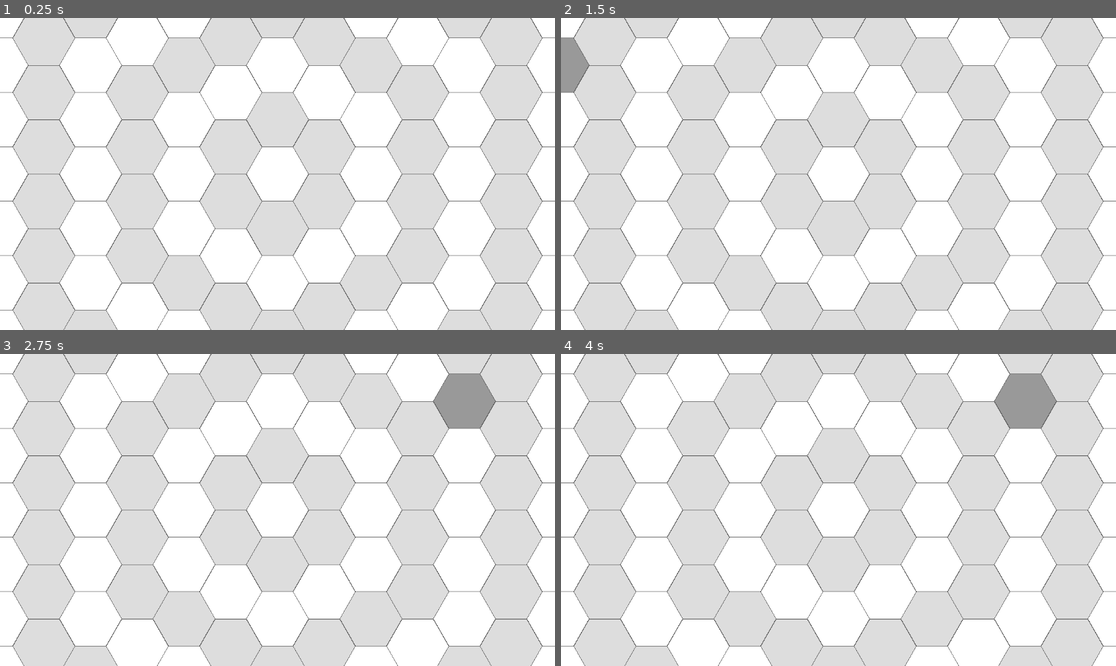
Above: before the commit, frames 1-4 (two rows, left to right).
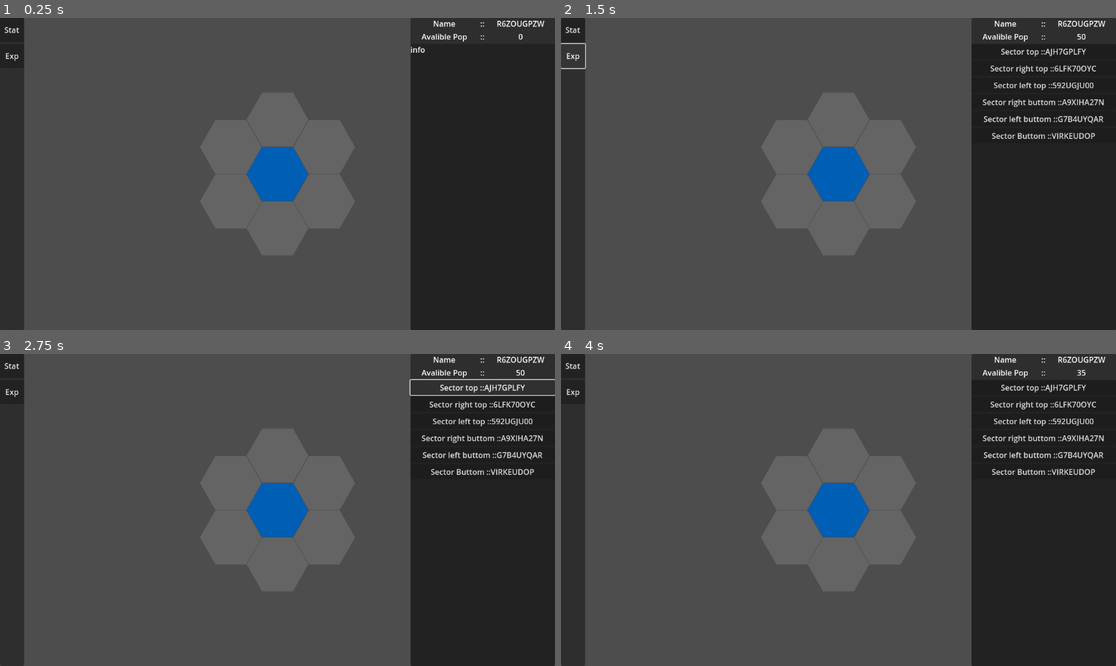
Above: after the commit, the same moments.

Repository: Drakosam/godot_game_2
Game: Godot game, scene res://main_node.tscn
Same seed, same stepped clock (60 frames per second), same inputs: the game is played once before the commit and once after it.
Inputs (mouse positions are in pixels of both pictures, inside the frame that each line leads up to):
- Up to frame 1 (0.25 s): no input
- Up to frame 2 (1.5 s): click (572, 30) at 0.5 s, where only the run after the commit has a clickable "Stat"; click (572, 55) at 1.25 s, where only the run after the commit has a clickable "Exp"
- Up to frame 3 (2.75 s): click (482, 388) at 2 s, where only the run after the commit has a clickable "Sector top ::AJH7GPLFY"
- Up to frame 4 (4 s): click (1043, 403) at 2.75 s, where only the run after the commit has a clickable "Sector right top ::6LFK70OYC"; click (1043, 422) at 3.5 s, where only the run after the commit has a clickable "Sector left top ::592UGJU00"

The runs differ from the first frame. In frame 1, 100% of the frame differs, in the area x 0-100%, y 0-100%; in frame 2, 99%; in frame 3, 99%; in frame 4, 99%.

Commit message:
-tile mechanic, pop

Diff:
--- /dev/null
+++ b/components/background_tile_logic.tscn
@@ -0,0 +1,89 @@
+[gd_scene load_steps=2 format=3 uid="uid://dg217dy7rx7tj"]
+
+[sub_resource type="GDScript" id="GDScript_rwvif"]
+script/source = "extends Node
+
+
+var name_tile = 'name'
+var rand_string = \"abcdefghijklmnopqrstuvwxyz1234567890\".to_upper()
+var rng = RandomNumberGenerator.new()
+signal signal_discaver_tile()
+
+var current_action = \"idle\"
+
+var tile_top = null
+var tile_top_r = null
+var tile_top_l = null
+var tile_botton = null
+var tile_botton_r = null
+var tile_botton_l = null
+
+var pop = 0
+var max_pop = 50
+
+
+func _ready():
+	name_tile = _generate_word(9)
+
+
+func _generate_word(length):
+	var word=\"\"
+	var n_char = len(rand_string)
+	for _i in range(length):
+		word += rand_string[randi()% n_char]
+	return word
+
+
+func try_discaver_tile(new_pop):
+	pop += new_pop
+	current_action = 'discaver_tile'
+
+
+func set_logi_neighborhood(
+	_tile_top,
+	_tile_top_r,
+	_tile_top_l,
+	_tile_botton,
+	_tile_botton_r,
+	_tile_botton_l
+):
+	if _tile_top:
+		tile_top = _tile_top.logic
+
+	if _tile_botton:
+		tile_botton = _tile_botton.logic
+
+	if _tile_top_r:
+		tile_top_r = _tile_top_r.logic
+
+	if _tile_top_l:
+		tile_top_l = _tile_top_l.logic
+
+	if tile_botton_r:
+		tile_botton_r = _tile_botton_r.logic
+
+	if _tile_botton_l:
+		tile_botton_l = _tile_botton_l.logic
+
+
+func act():
+	if current_action == 'idle':
+		return
+	if current_action == 'discaver_tile':
+		rng.randomize()
+		var pic = rng.randi_range(0,99)
+		print(name,' ',pic)
+		if pic > 98:
+			emit_signal('signal_discaver_tile')
+			current_action = 'idle'
+		return
+
+
+func explore_neighborhood(neighborhood):
+	if pop>4:
+		pop -= 5
+	neighborhood.try_discaver_tile(5)
+"
+
+[node name="Background_tile_logic" type="Node"]
+script = SubResource("GDScript_rwvif")
--- a/components/terain_tile.tscn
+++ b/components/terain_tile.tscn
@@ -1,14 +1,18 @@
-[gd_scene load_steps=2 format=3 uid="uid://cws67kmxthwjj"]
-
-[sub_resource type="GDScript" id="GDScript_ehikw"]
+[gd_scene load_steps=3 format=3 uid="uid://d4bvgl1hp4a5j"]
+
+[ext_resource type="PackedScene" uid="uid://dg217dy7rx7tj" path="res://components/background_tile_logic.tscn" id="1_qt4s6"]
+
+[sub_resource type="GDScript" id="GDScript_skstf"]
 script/source = "extends Node2D
 
 var mouse_over = false
 
-var cursor_shodow = '#999999'
-var normal_cursor = '#ffffff'
-var odd_normal_corsor = '#dddddd'
-var mark_color = '#000000'
+var color_cursor_shodow = '#999999'
+var color_neighborhood = '#99999950'
+var color_normal_cursor = '#ffffff'
+var color_odd_normal_corsor = '#dddddd'
+var color_mark = '#000000'
+var color_tile_is_selected = '#005eb5'
 var is_marked = false
 
 var tile_top = null
@@ -24,15 +28,26 @@
 var is_odd = false
 var my_ring_num = -1
 var is_active = false
+var is_selected = false
+var is_discover = false
+var is_neighborhood_to_discover = true
+
+var logic = null
+
+signal tile_selected(tile)
 
 func _ready():
 	$Polygon2D.visible= false
 	$StaticBody2D.visible = false
+	visible = false
+	logic = $Background_tile_logic
+
 
 func setup_posytion_in_world(wx, wy):
 	world_posytion_y = wy
 	world_posytion_x = wx
 
+
 func setup_neighborhood(map):
 	if world_posytion_y - 1 >= 0 :
 		tile_top = map[world_posytion_y-1][world_posytion_x]
@@ -42,7 +57,6 @@
 
 
 	if world_posytion_x % 2 == 1:
-		pass
 		if world_posytion_x - 1 >= 0:
 			tile_top_l = map[world_posytion_y][world_posytion_x - 1]
 
@@ -69,36 +83,53 @@
 			if world_posytion_y - 1 >= 0:
 				tile_top_r = map[world_posytion_y-1][world_posytion_x + 1]
 
+	logic.set_logi_neighborhood(tile_top,
+								tile_top_r,
+								tile_top_l,
+								tile_botton,
+								tile_botton_r,
+								tile_botton_l)
+
 
 func setup_odd(_is_odd):
 	is_odd = _is_odd
 	queue_redraw()
 
+
 func _draw():
 	if mouse_over:
-		$Polygon2D.color = cursor_shodow
+		$Polygon2D.color = color_cursor_shodow
 	else:
-		if is_marked:
-			$Polygon2D.color = mark_color
+		if is_selected:
+			$Polygon2D.color = color_tile_is_selected
 			return
 
+		if is_neighborhood_to_discover and not is_discover:
+			$Polygon2D.color = color_neighborhood
+			return
+
 		if is_odd:
-			$Polygon2D.color = odd_normal_corsor
+			$Polygon2D.color = color_odd_normal_corsor
 		else:
-			$Polygon2D.color = normal_cursor
+			$Polygon2D.color = color_normal_cursor
 
 
 func _on_static_body_2d_mouse_entered():
 	mouse_over = true
 	queue_redraw()
 
+
 func _on_static_body_2d_mouse_exited():
 	mouse_over = false
 	queue_redraw()
 
+
 func _is_marked():
-	is_marked=true
-	queue_redraw()
+	if is_active:
+		visible = true
+		is_neighborhood_to_discover = true
+		queue_redraw()
+
 
 func setup_system(ring_num):
 	if ring_num > my_ring_num:
@@ -125,7 +156,6 @@
 			tile_botton_r.setup_system(my_ring_num - 1)
 
 
-
 func _mark_neighborhood():
 	if tile_top:
 		tile_top._is_marked()
@@ -145,10 +175,11 @@
 	if tile_botton_r:
 		tile_botton_r._is_marked()
 
-func _on_static_body_2d_input_event(viewport, event, shape_idx):
+
+func _on_static_body_2d_input_event(_viewport, event, _shape_idx):
 	if event is InputEventMouseButton and not event.is_echo():
 		if event.button_index == MOUSE_BUTTON_LEFT and event.pressed:
-			pass
+			emit_signal('tile_selected', self)
 
 
 func _on_visible_on_screen_enabler_2d_screen_entered():
@@ -156,14 +187,36 @@
 		$Polygon2D.visible = true
 		$StaticBody2D.visible = true
 
+
 func _on_visible_on_screen_enabler_2d_screen_exited():
 	if is_active:
 		$Polygon2D.visible= false
 		$StaticBody2D.visible = false
+
+
+func proces_tile_selected(tile):
+
+	if tile == self:
+		is_selected = true
+	else:
+		is_selected = false
+	queue_redraw()
+
+
+func discover_tile():
+	if is_active:
+		is_discover = true
+		visible = true
+		_mark_neighborhood()
+		queue_redraw()
+
+
+func _on_background_tile_logic_signal_discaver_tile():
+	discover_tile()
 "
 
 [node name="TileNode" type="Node2D"]
-script = SubResource("GDScript_ehikw")
+script = SubResource("GDScript_skstf")
 
 [node name="Polygon2D" type="Polygon2D" parent="."]
 polygon = PackedVector2Array(-16, -28, -32, 0, -16, 28, 16, 28, 32, 0, 16, -28)
@@ -177,9 +230,12 @@
 [node name="VisibleOnScreenEnabler2D" type="VisibleOnScreenEnabler2D" parent="."]
 position = Vector2(0.499999, 0.5)
 scale = Vector2(3.55, 3.35)
+
+[node name="Background_tile_logic" parent="." instance=ExtResource("1_qt4s6")]
 
 [connection signal="input_event" from="StaticBody2D" to="." method="_on_static_body_2d_input_event"]
 [connection signal="mouse_entered" from="StaticBody2D" to="." method="_on_static_body_2d_mouse_entered"]
 [connection signal="mouse_exited" from="StaticBody2D" to="." method="_on_static_body_2d_mouse_exited"]
 [connection signal="screen_entered" from="VisibleOnScreenEnabler2D" to="." method="_on_visible_on_screen_enabler_2d_screen_entered"]
 [connection signal="screen_exited" from="VisibleOnScreenEnabler2D" to="." method="_on_visible_on_screen_enabler_2d_screen_exited"]
+[connection signal="signal_discaver_tile" from="Background_tile_logic" to="." method="_on_background_tile_logic_signal_discaver_tile"]
--- /dev/null
+++ b/gui/action_menu.tscn
@@ -0,0 +1,196 @@
+[gd_scene load_steps=4 format=3 uid="uid://becfm8povyel"]
+
+[ext_resource type="PackedScene" uid="uid://bjej2yjbgrj5" path="res://gui/info_panel.tscn" id="1_p33xd"]
+[ext_resource type="PackedScene" uid="uid://jo1uoujd1101" path="res://gui/exploration_panel.tscn" id="2_jiu5i"]
+
+[sub_resource type="GDScript" id="GDScript_cqnco"]
+script/source = "extends CanvasLayer
+
+var current_tile = null
+var label_name = null
+var label_pop = null
+
+
+func _ready():
+	label_name = $right_menu/VBoxContainer/HBoxContainer/Label_Name
+	label_pop = $right_menu/VBoxContainer/HBoxContainer2/Label_Pop_Count
+	hide_all_panel()
+	$right_menu/VBoxContainer/Info_panel.visible = true
+
+func set_tile_menu(new_tile):
+	current_tile = new_tile
+	label_pop.text = str(current_tile.logic.pop)
+	label_name.text = current_tile.logic.name_tile
+	$right_menu/VBoxContainer/Exploration_panel.set_tile(new_tile)
+	$right_menu/VBoxContainer/Info_panel.set_tile(new_tile)
+
+
+func hide_all_panel():
+	$right_menu/VBoxContainer/Info_panel.visible = false
+	$right_menu/VBoxContainer/Exploration_panel.visible = false
+
+
+func _on_info_btt_button_down():
+	hide_all_panel()
+	$right_menu/VBoxContainer/Info_panel.visible = true
+
+
+func _on_exploration_btt_button_down():
+	hide_all_panel()
+	$right_menu/VBoxContainer/Exploration_panel.visible = true
+
+
+func _on_timer_timeout():
+	label_pop.text = str(current_tile.logic.pop)
+	$right_menu/VBoxContainer/Exploration_panel.update_panel()
+	$right_menu/VBoxContainer/Info_panel.update_panel()
+"
+
+[node name="ActionMenu" type="CanvasLayer"]
+script = SubResource("GDScript_cqnco")
+
+[node name="Panel2" type="Panel" parent="."]
+offset_right = 1.0
+offset_bottom = 1.0
+
+[node name="right_menu" type="Panel" parent="."]
+anchors_preset = 11
+anchor_left = 1.0
+anchor_right = 1.0
+anchor_bottom = 1.0
+offset_left = -300.0
+grow_horizontal = 0
+grow_vertical = 2
+
+[node name="VBoxContainer" type="VBoxContainer" parent="right_menu"]
+layout_mode = 1
+anchors_preset = 15
+anchor_right = 1.0
+anchor_bottom = 1.0
+grow_horizontal = 2
+grow_vertical = 2
+
+[node name="HBoxContainer" type="HBoxContainer" parent="right_menu/VBoxContainer"]
+layout_mode = 2
+offset_right = 300.0
+offset_bottom = 26.0
+
+[node name="Label" type="Label" parent="right_menu/VBoxContainer/HBoxContainer"]
+layout_mode = 2
+offset_right = 141.0
+offset_bottom = 26.0
+size_flags_horizontal = 3
+text = "Name
+"
+horizontal_alignment = 1
+vertical_alignment = 1
+
+[node name="Label2" type="Label" parent="right_menu/VBoxContainer/HBoxContainer"]
+layout_mode = 2
+offset_left = 145.0
+offset_right = 154.0
+offset_bottom = 26.0
+text = "::"
+
+[node name="Label_Name" type="Label" parent="right_menu/VBoxContainer/HBoxContainer"]
+layout_mode = 2
+offset_left = 158.0
+offset_right = 300.0
+offset_bottom = 26.0
+size_flags_horizontal = 3
+text = "ssssss"
+horizontal_alignment = 1
+vertical_alignment = 1
+
+[node name="HBoxContainer2" type="HBoxContainer" parent="right_menu/VBoxContainer"]
+layout_mode = 2
+offset_top = 30.0
+offset_right = 300.0
+offset_bottom = 56.0
+
+[node name="Label" type="Label" parent="right_menu/VBoxContainer/HBoxContainer2"]
+layout_mode = 2
+offset_right = 141.0
+offset_bottom = 26.0
+size_flags_horizontal = 3
+text = "Avalible Pop"
+horizontal_alignment = 1
+vertical_alignment = 1
+
+[node name="Label2" type="Label" parent="right_menu/VBoxContainer/HBoxContainer2"]
+layout_mode = 2
+offset_left = 145.0
+offset_right = 154.0
+offset_bottom = 26.0
+text = "::"
+
+[node name="Label_Pop_Count" type="Label" parent="right_menu/VBoxContainer/HBoxContainer2"]
+layout_mode = 2
+offset_left = 158.0
+offset_right = 300.0
+offset_bottom = 26.0
+size_flags_horizontal = 3
+text = "000"
+horizontal_alignment = 1
+vertical_alignment = 1
+
+[node name="Info_panel" parent="right_menu/VBoxContainer" instance=ExtResource("1_p33xd")]
+layout_mode = 2
+anchors_preset = 0
+anchor_right = 0.0
+anchor_bottom = 0.0
+offset_top = 60.0
+offset_right = 300.0
+offset_bottom = 648.0
+grow_horizontal = 1
+grow_vertical = 1
+size_flags_vertical = 3
+
+[node name="Exploration_panel" parent="right_menu/VBoxContainer" instance=ExtResource("2_jiu5i")]
+visible = false
+layout_mode = 2
+anchors_preset = 0
+anchor_right = 0.0
+anchor_bottom = 0.0
+offset_top = 341.0
+offset_right = 300.0
+offset_bottom = 648.0
+grow_horizontal = 1
+grow_vertical = 1
+size_flags_vertical = 3
+
+[node name="left_menu" type="Panel" parent="."]
+custom_minimum_size = Vector2(50, 0)
+anchors_preset = 9
+anchor_bottom = 1.0
+grow_vertical = 2
+
+[node name="VBoxContainer" type="VBoxContainer" parent="left_menu"]
+layout_mode = 1
+anchors_preset = 15
+anchor_right = 1.0
+anchor_bottom = 1.0
+grow_horizontal = 2
+grow_vertical = 2
+
+[node name="Info_btt" type="Button" parent="left_menu/VBoxContainer"]
+custom_minimum_size = Vector2(0, 50)
+layout_mode = 2
+offset_right = 50.0
+offset_bottom = 50.0
+text = "Stat"
+
+[node name="Exploration_btt" type="Button" parent="left_menu/VBoxContainer"]
+custom_minimum_size = Vector2(0, 50)
+layout_mode = 2
+offset_top = 54.0
+offset_right = 50.0
+offset_bottom = 104.0
+text = "Exp"
+
+[node name="Timer" type="Timer" parent="."]
+autostart = true
+
+[connection signal="button_down" from="left_menu/VBoxContainer/Info_btt" to="." method="_on_info_btt_button_down"]
+[connection signal="button_down" from="left_menu/VBoxContainer/Exploration_btt" to="." method="_on_exploration_btt_button_down"]
+[connection signal="timeout" from="Timer" to="." method="_on_timer_timeout"]
--- /dev/null
+++ b/gui/exploration_panel.tscn
@@ -0,0 +1,150 @@
+[gd_scene load_steps=2 format=3 uid="uid://jo1uoujd1101"]
+
+[sub_resource type="GDScript" id="GDScript_uytab"]
+script/source = "extends Panel
+
+var current_tile = null
+
+func _ready():
+	pass
+
+
+func set_tile(new_tile):
+	current_tile = new_tile
+	hide_btt()
+	refresh_exp_btt()
+
+
+func update_panel():
+	hide_btt()
+	refresh_exp_btt()
+
+func hide_btt():
+	$VBoxContainer/btt_top.visible = false
+	$VBoxContainer/btt_buttom.visible = false
+	$VBoxContainer/btt_left_buttom.visible = false
+	$VBoxContainer/btt_left_top.visible = false
+	$VBoxContainer/btt_right_buttom.visible = false
+	$VBoxContainer/btt_right_top.visible = false
+
+func refresh_exp_btt():
+	if not current_tile:
+		return
+
+	if not current_tile.is_discover:
+		return
+
+	if current_tile.tile_top and current_tile.tile_top.visible:
+		if not current_tile.tile_top.is_discover:
+			$VBoxContainer/btt_top.visible = true
+			$VBoxContainer/btt_top.text =  'Sector top ::' + current_tile.tile_top.logic.name_tile
+
+	if current_tile.tile_top_r and current_tile.tile_top_r.visible:
+		if not current_tile.tile_top_r.is_discover:
+			$VBoxContainer/btt_right_top.visible = true
+			$VBoxContainer/btt_right_top.text = 'Sector right top ::' + current_tile.tile_top_r.logic.name_tile
+
+	if current_tile.tile_top_l and current_tile.tile_top_l.visible:
+		if not current_tile.tile_top_l.is_discover:
+			$VBoxContainer/btt_left_top.visible = true
+			$VBoxContainer/btt_left_top.text = 'Sector left top ::' + current_tile.tile_top_l.logic.name_tile
+
+	if current_tile.tile_botton and current_tile.tile_botton.visible:
+		if not current_tile.tile_botton.is_discover:
+			$VBoxContainer/btt_buttom.visible = true
+			$VBoxContainer/btt_buttom.text = 'Sector Buttom ::' + current_tile.tile_botton.logic.name_tile
+
+	if current_tile.tile_botton_r and current_tile.tile_botton_r.visible:
+		if not current_tile.tile_botton_r.is_discover:
+			$VBoxContainer/btt_right_buttom.visible = true
+			$VBoxContainer/btt_right_buttom.text = 'Sector right buttom ::' + current_tile.tile_botton_r.logic.name_tile
+
+	if current_tile.tile_botton_l and current_tile.tile_botton_l.visible:
+		if not current_tile.tile_botton_l.is_discover:
+			$VBoxContainer/btt_left_buttom.visible = true
+			$VBoxContainer/btt_left_buttom.text = 'Sector left buttom ::' + current_tile.tile_botton_l.logic.name_tile
+
+
+
+func _on_btt_top_button_down():
+	current_tile.logic.explore_neighborhood(current_tile.tile_top.logic)
+
+
+func _on_btt_right_top_button_down():
+	current_tile.logic.explore_neighborhood(current_tile.tile_top_r.logic)
+
+
+func _on_btt_left_top_button_down():
+	current_tile.logic.explore_neighborhood(current_tile.tile_top_l.logic)
+
+
+func _on_btt_right_buttom_button_down():
+	current_tile.logic.explore_neighborhood(current_tile.tile_botton_r.logic)
+
+
+func _on_btt_left_buttom_button_down():
+	current_tile.logic.explore_neighborhood(current_tile.tile_botton_l.logic)
+
+
+func _on_btt_buttom_button_down():
+	current_tile.logic.explore_neighborhood(current_tile.tile_botton.logic)
+
+"
+
+[node name="exploration_panel" type="Panel"]
+anchors_preset = 15
+anchor_right = 1.0
+anchor_bottom = 1.0
+grow_horizontal = 2
+grow_vertical = 2
+script = SubResource("GDScript_uytab")
+
+[node name="VBoxContainer" type="VBoxContainer" parent="."]
+anchors_preset = 15
+anchor_right = 1.0
+anchor_bottom = 1.0
+grow_horizontal = 2
+grow_vertical = 2
+
+[node name="btt_top" type="Button" parent="VBoxContainer"]
+offset_right = 1152.0
+offset_bottom = 31.0
+text = "Sector top ::"
+
+[node name="btt_right_top" type="Button" parent="VBoxContainer"]
+offset_top = 35.0
+offset_right = 1152.0
+offset_bottom = 66.0
+text = "Sector right top ::"
+
+[node name="btt_left_top" type="Button" parent="VBoxContainer"]
+offset_top = 70.0
+offset_right = 1152.0
+offset_bottom = 101.0
+text = "Sector left top ::
+"
+
+[node name="btt_right_buttom" type="Button" parent="VBoxContainer"]
+offset_top = 105.0
+offset_right = 1152.0
+offset_bottom = 136.0
+text = "Sector right buttom ::"
+
+[node name="btt_left_buttom" type="Button" parent="VBoxContainer"]
+offset_top = 140.0
+offset_right = 1152.0
+offset_bottom = 171.0
+text = "Sector left buttom ::"
+
+[node name="btt_buttom" type="Button" parent="VBoxContainer"]
+offset_top = 175.0
+offset_right = 1152.0
+offset_bottom = 206.0
+text = "Sector Buttom ::"
+
+[connection signal="button_down" from="VBoxContainer/btt_top" to="." method="_on_btt_top_button_down"]
+[connection signal="button_down" from="VBoxContainer/btt_right_top" to="." method="_on_btt_right_top_button_down"]
+[connection signal="button_down" from="VBoxContainer/btt_left_top" to="." method="_on_btt_left_top_button_down"]
+[connection signal="button_down" from="VBoxContainer/btt_right_buttom" to="." method="_on_btt_right_buttom_button_down"]
+[connection signal="button_down" from="VBoxContainer/btt_left_buttom" to="." method="_on_btt_left_buttom_button_down"]
+[connection signal="button_down" from="VBoxContainer/btt_buttom" to="." method="_on_btt_buttom_button_down"]
--- /dev/null
+++ b/gui/info_panel.tscn
@@ -0,0 +1,31 @@
+[gd_scene load_steps=2 format=3 uid="uid://bjej2yjbgrj5"]
+
+[sub_resource type="GDScript" id="GDScript_qs1vi"]
+script/source = "extends Panel
+
+var current_tile = null
+
+func _ready():
+	pass
+
+
+func set_tile(new_tile):
+	current_tile = new_tile
+
+
+func update_panel():
+	pass
+"
+
+[node name="Info_panel" type="Panel"]
+anchors_preset = 15
+anchor_right = 1.0
+anchor_bottom = 1.0
+grow_horizontal = 2
+grow_vertical = 2
+script = SubResource("GDScript_qs1vi")
+
+[node name="Label" type="Label" parent="."]
+offset_right = 40.0
+offset_bottom = 23.0
+text = "info"
--- a/main_node.tscn
+++ b/main_node.tscn
@@ -1,25 +1,29 @@
-[gd_scene load_steps=4 format=3 uid="uid://bsqyk7a8hh3a0"]
+[gd_scene load_steps=5 format=3 uid="uid://bsqyk7a8hh3a0"]
 
 [ext_resource type="PackedScene" uid="uid://clhr722hmqxv1" path="res://terrain_layer.tscn" id="1_4ffcw"]
+[ext_resource type="PackedScene" uid="uid://becfm8povyel" path="res://gui/action_menu.tscn" id="2_u1g1r"]
 
 [sub_resource type="GDScript" id="GDScript_mf1ag"]
 script/source = "extends Node2D
 
 
-# Called when the node enters the scene tree for the first time.
 func _ready():
-	pass # Replace with function body.
+	$layer_undergrand.set_leyer_tiles(true)
+
+	$Timer.start(.25)
 
 
-# Called every frame. 'delta' is the elapsed time since the previous frame.
-func _process(delta):
-	pass
+func _on_terrain_layer_setup_camera(layer_is_visible, jump_position):
+	if layer_is_visible:
+		$Camera2D.position = jump_position
 
 
-func _on_terrain_layer_setup_camera(is_visible, jump_position):
-	print(is_visible,' ',jump_position)
-	if is_visible:
-		$Camera2D.position = jump_position
+func _on_timer_timeout():
+	$layer_undergrand.act()
+
+
+func _on_layer_undergrand_selected_tile(tile_selected):
+	$ActionMenu.set_tile_menu(tile_selected)
 "
 
 [sub_resource type="GDScript" id="GDScript_w7hon"]
@@ -30,7 +34,7 @@
 	pass # Replace with function body.
 
 
-func _process(delta):
+func _process(_delta):
 	pass
 
 func _unhandled_input(event):
@@ -42,12 +46,17 @@
 [node name="MainNode" type="Node2D"]
 script = SubResource("GDScript_mf1ag")
 
-[node name="CanvasLayer" type="CanvasLayer" parent="."]
+[node name="layer_undergrand" parent="." instance=ExtResource("1_4ffcw")]
 
-[node name="terrain_layer" parent="." instance=ExtResource("1_4ffcw")]
+[node name="Timer" type="Timer" parent="."]
+wait_time = 0.25
 
 [node name="Camera2D" type="Camera2D" parent="."]
 current = true
 script = SubResource("GDScript_w7hon")
 
-[connection signal="setup_camera" from="terrain_layer" to="." method="_on_terrain_layer_setup_camera"]
+[node name="ActionMenu" parent="." instance=ExtResource("2_u1g1r")]
+
+[connection signal="selected_tile" from="layer_undergrand" to="." method="_on_layer_undergrand_selected_tile"]
+[connection signal="setup_camera" from="layer_undergrand" to="." method="_on_terrain_layer_setup_camera"]
+[connection signal="timeout" from="Timer" to="." method="_on_timer_timeout"]
--- a/terrain_layer.tscn
+++ b/terrain_layer.tscn
@@ -14,7 +14,10 @@
 var tile_list = []
 var tile_active = []
 
+var rng = RandomNumberGenerator.new()
+
 signal setup_camera(is_visible, jump_position)
+signal selected_tile(tile_selected)
 
 func _ready():
 
@@ -32,6 +35,7 @@
 			tile.position.y = (iy+1) * (v_size * 2 + 1) + (v_size *(ix%2))
 
 			tile.setup_posytion_in_world(ix, iy)
+			tile.connect('tile_selected',Callable(self,'proces_signal_tile_selected'))
 
 			add_child(tile)
 			tile_list.append(tile)
@@ -44,7 +48,6 @@
 
 	world[(size_of_layer-1)/2][(size_of_layer-1)/2].setup_system((size_of_layer-1)/2)
 
-	emit_signal('setup_camera', visible, world[(size_of_layer-1)/2][(size_of_layer-1)/2].position)
 
 	for tile in tile_list:
 		if tile.my_ring_num < 0:
@@ -53,8 +56,27 @@
 			tile.is_active = true
 			tile_active.append(tile)
 
+func set_leyer_tiles(is_active_layer):
+	if is_active_layer:
+		rng.randomize()
+		var selected_tile_no = rng.randi_range(0,len(tile_active))
+		var selected_tile_item = tile_active[selected_tile_no]
+		emit_signal('setup_camera', visible, selected_tile_item.position)
+		selected_tile_item.proces_tile_selected(selected_tile_item)
+		selected_tile_item.discover_tile()
+		emit_signal('selected_tile', selected_tile_item)
+		selected_tile_item.logic.pop = 50
 
 
+func proces_signal_tile_selected(tile):
+	for tile_item in tile_active:
+		tile_item.proces_tile_selected(tile)
+	emit_signal('selected_tile', tile)
+
+
+func act():
+	for tile in tile_active:
+		tile.logic.act()
 "
 
 [node name="terrain_layer" type="Node2D"]
